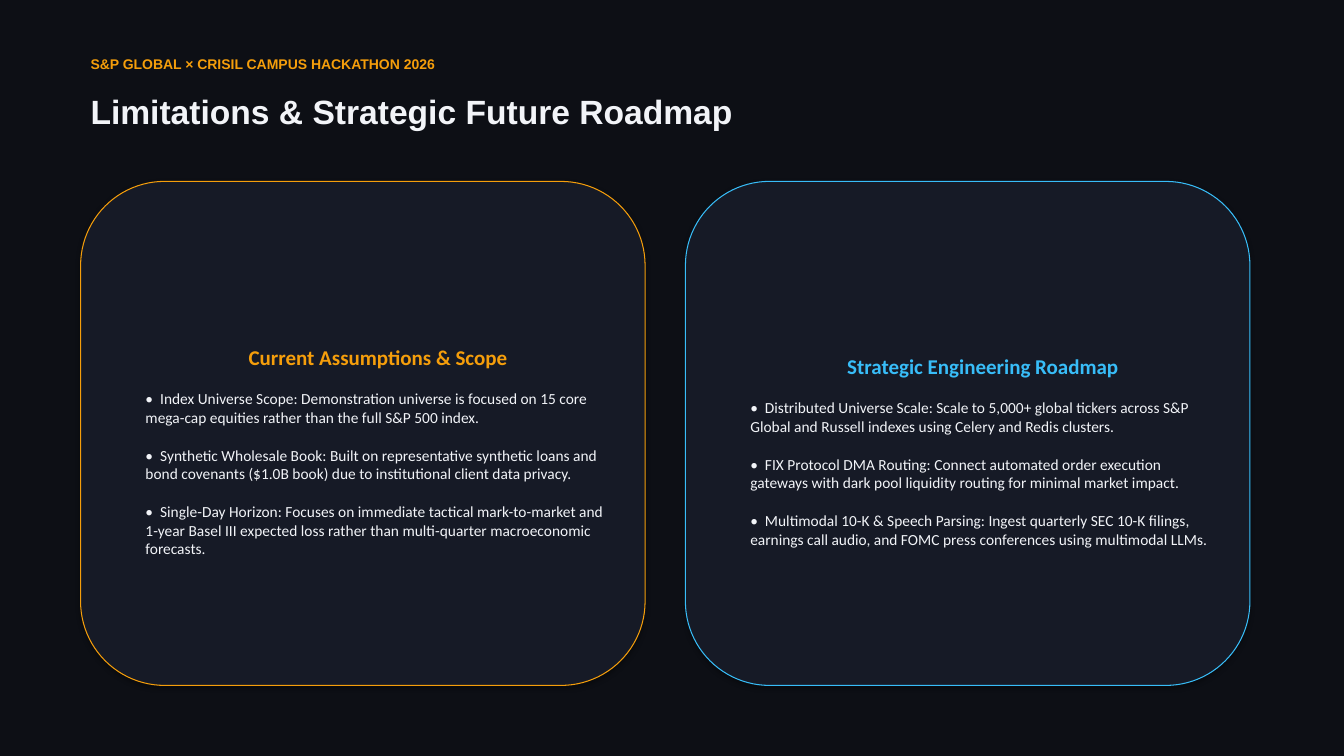
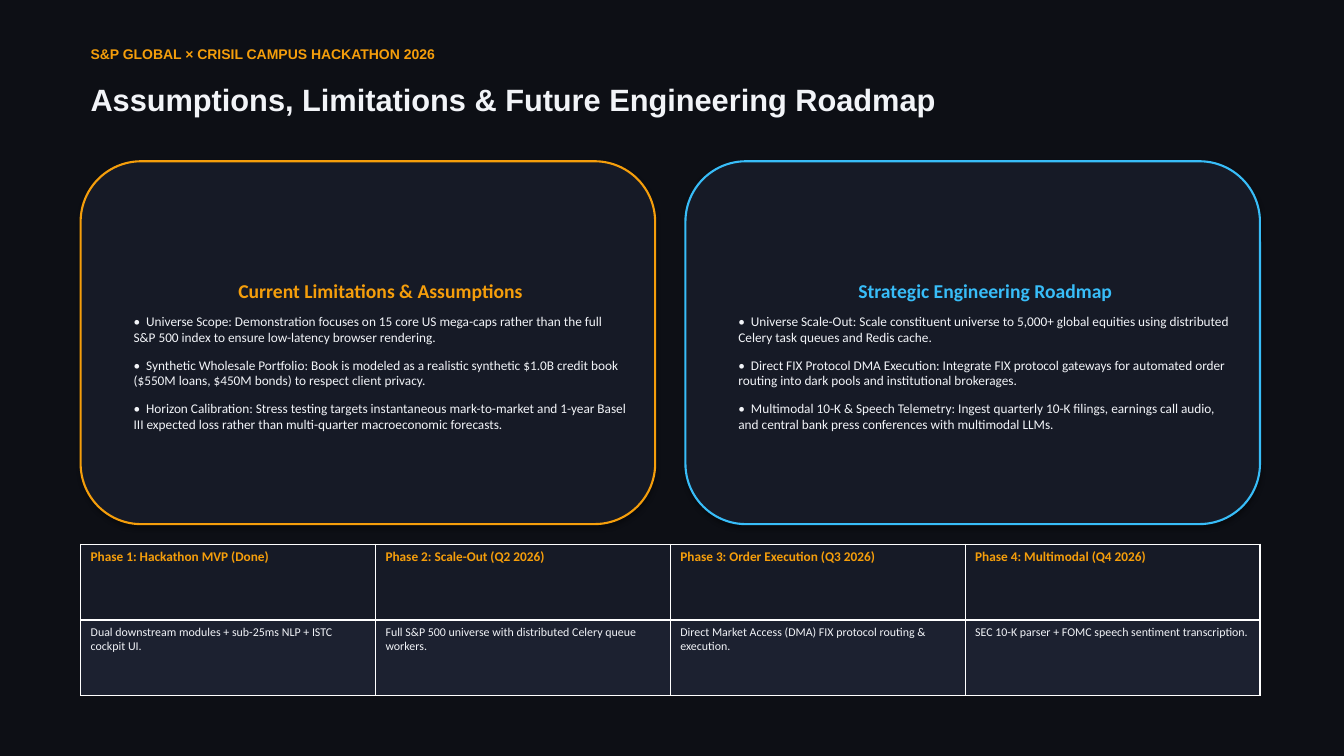
Before and after one commit to Vedant-Nalge/S-P-Crisil-Hackathon, a slide deck: slide 7 of docs/presentation.pptx. Drawn at 1344x756 pixels with LibreOffice and Linux fonts; fonts in the diff are those of the drawing. Boxes give left, top, right and bottom in pixels: in the first picture for what was removed or moved away, otherwise in the second. Text is boxed around its words. In the diff, an @@ line names an element or a change of style, - is before the commit and + after.

Commit message:
docs: enrich PowerPoint presentation deck with visual charts, tables, and sample run infographic

```diff
--- a/docs/presentation.pptx
+++ b/docs/presentation.pptx
@@ text "S&P GLOBAL × CRISIL CAMPUS ...": place and size @@
-text "S&P GLOBAL × CRISIL CAMPUS ..." at bbox=[91, 59, 435, 69]
+text "S&P GLOBAL × CRISIL CAMPUS ..." at bbox=[91, 49, 435, 59]
@@ text at bbox=[91, 88, 935, 116]: text changed; size 24 to 22 pt @@
-Limitations & Strategic Future Roadmap
+Assumptions, Limitations & Future Engineering Roadmap
@@ rounded rectangle "Current Limitations & Assumptions": place and size @@
-rounded rectangle "Current Limitations & Assumptions" at bbox=[81, 181, 645, 686]
+rounded rectangle "Current Limitations & Assumptions" at bbox=[81, 161, 655, 524]
@@ rounded rectangle "Current Limitations & Assumptions" at bbox=[81, 161, 655, 524]: outline #F59E0B 0.75 pt to #F59E0B 1.5 pt @@
@@ rounded rectangle "Strategic Engineering Roadmap": place and size @@
-rounded rectangle "Strategic Engineering Roadmap" at bbox=[686, 181, 1250, 686]
+rounded rectangle "Strategic Engineering Roadmap" at bbox=[686, 161, 1260, 524]
@@ rounded rectangle "Strategic Engineering Roadmap" at bbox=[686, 161, 1260, 524]: outline #38BDF8 0.75 pt to #38BDF8 1.5 pt @@
@@ text in rounded rectangle at bbox=[134, 284, 625, 431]: text changed; size 11 to 9.5 pt @@
-Current Assumptions & Scope
-• Index Universe Scope: Demonstration universe is focused on 15 core mega-cap equities rather than the full S&P 500 index.
-• Synthetic Wholesale Book: Built on representative synthetic loans and bond covenants ($1.0B book) due to institutional client data privacy.
-• Single-Day Horizon: Focuses on immediate tactical mark-to-market and 1-year Basel III expected loss rather than multi-quarter macroeconomic forecasts.
+Current Limitations & Assumptions
+• Universe Scope: Demonstration focuses on 15 core US mega-caps rather than the full S&P 500 index to ensure low-latency browser rendering.
+• Synthetic Wholesale Portfolio: Book is modeled as a realistic synthetic $1.0B credit book ($550M loans, $450M bonds) to respect client privacy.
+• Horizon Calibration: Stress testing targets instantaneous mark-to-market and 1-year Basel III expected loss rather than multi-quarter macroeconomic forecasts.
@@ text in rounded rectangle at bbox=[858, 284, 1112, 302]: size 15 to 14 pt in "Strategic Engineering Roadmap" @@
@@ text in rounded rectangle at bbox=[738, 316, 1229, 431]: text changed; size 11 to 9.5 pt @@
-• Distributed Universe Scale: Scale to 5,000+ global tickers across S&P Global and Russell indexes using Celery and Redis clusters.
-• FIX Protocol DMA Routing: Connect automated order execution gateways with dark pool liquidity routing for minimal market impact.
-• Multimodal 10-K & Speech Parsing: Ingest quarterly SEC 10-K filings, earnings call audio, and FOMC press conferences using multimodal LLMs.
+• Universe Scale-Out: Scale constituent universe to 5,000+ global equities using distributed Celery task queues and Redis cache.
+• Direct FIX Protocol DMA Execution: Integrate FIX protocol gateways for automated order routing into dark pools and institutional brokerages.
+• Multimodal 10-K & Speech Telemetry: Ingest quarterly 10-K filings, earnings call audio, and central bank press conferences with multimodal LLMs.
@@ table added at bbox=[81, 544, 1258, 696], 2 rows, 4 columns @@
+Phase 1: Hackathon MVP (Done) | Phase 2: Scale-Out (Q2 2026) | Phase 3: Order Execution (Q3 2026) | Phase 4: Multimodal (Q4 2026)
+Dual downstream modules + sub-25ms NLP + ISTC cockpit UI. | Full S&P 500 universe with distributed Celery queue workers. | Direct Market Access (DMA) FIX protocol routing & execution. | SEC 10-K parser + FOMC speech sentiment transcription.
```
Also in this commit, not shown: 5 other slides changed, 1 slide added, 1 slide removed, 6 other files.
